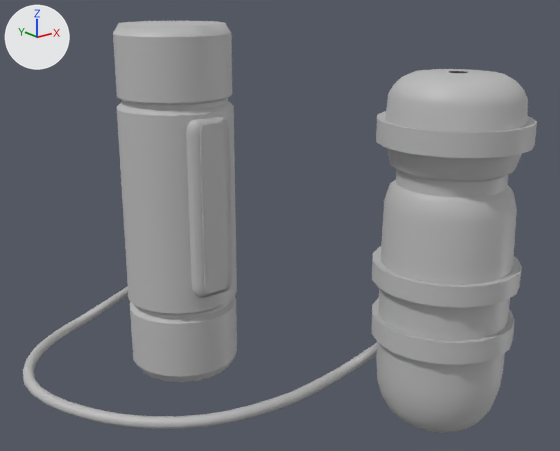
Renders of the FBX model Assets/Meshes/Props/Station 3/SM_LittlePump_001.fbx from each side of a commit.
Both versions are drawn from a 50 mm lens placed at (-0.925, -0.738, 0.695), pointed at (-0.138, 0.246, 0.301). Lighting does not change. The marker at upper left points along +X, +Y and +Z. Where no turn or scale is listed for an object, it has been applied to the vertices.

The older version as bpy lines, for what is in view:
```python
me_mesh = bpy.data.meshes.new('Mesh')
me_mesh.from_pydata(...)  # 1160 vertices, 1109 faces; spans x -0.511..0.117, y -0.115..0.71, z 0.0..0.629
me_mesh.materials.append(mat_m_room_001)  # grey #bcbcbc
ob_sm_littlepump_001 = bpy.data.objects.new('SM_LittlePump_001', me_mesh)
ob_sm_littlepump_001.location = (0.0, 0.0, 0.0)
```
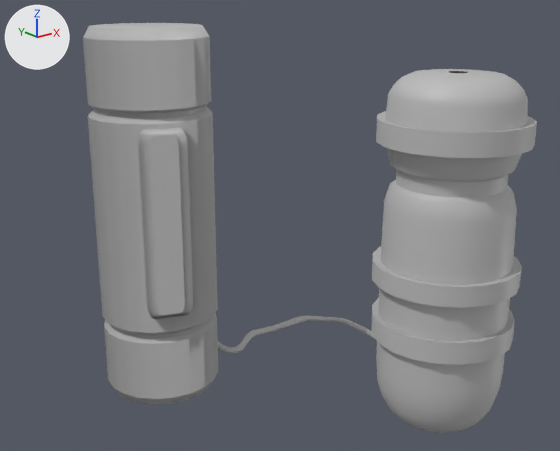
What differs and where, as boxes [x1, y1, x2, y2] in the pictures (560 x 451 px; the box of a moved part takes in the faces that stretch with it):
'SM_LittlePump_001', reshaped, moved (12% narrower): before [23, 21, 537, 433]; after [83, 23, 537, 433]
part 1 of me_mesh, moved or reshaped: before [186, 117, 232, 298]; after [138, 128, 193, 319]
part 2 of me_mesh, rebuilt: before [23, 286, 377, 429]; after [218, 316, 375, 354]
part 3 of me_mesh, rebuilt (9% wider): before [113, 21, 237, 382]; after [83, 23, 218, 405]

Edits to the bpy script that builds the scene:
```text
Change me_mesh:
    used by ob_sm_littlepump_001; location = (0.0, 0.0, 0.0)
    remove me_mesh.from_pydata(...)  # 1160 vertices, 1109 faces; spans x -0.511..0.117, y -0.115..0.71, z 0.0..0.629
    add me_mesh.from_pydata(...)  # 1616 vertices, 1565 faces; spans x -0.396..0.117, y -0.117..0.709, z -0.006..0.627
    me_mesh part 1: the loose piece of 96 vertices spanning x -0.259..-0.184, y 0.321..0.346, z 0.171..0.481 is turned -20.3 degrees about the z axis through its middle, then moved by (-0.108, -0.038, -0.003)
    me_mesh part 2: the loose piece of 264 vertices spanning x -0.511..0.04, y 0.103..0.71, z 0.0..0.141 is rebuilt with 720 vertices and now spans x -0.322..0.112, y 0.018..0.709, z -0.006..0.057
    me_mesh part 3: the loose piece of 240 vertices spanning x -0.323..-0.12, y 0.333..0.535, z 0.001..0.629 is rebuilt with 240 vertices and now spans x -0.396..-0.193, y 0.288..0.491, z -0.003..0.627
Change ob_sm_littlepump_001:
    ob_sm_littlepump_001.location: (0.0, 0.0, 0.0) -> (0.0, 0.001, 0.003)
```
